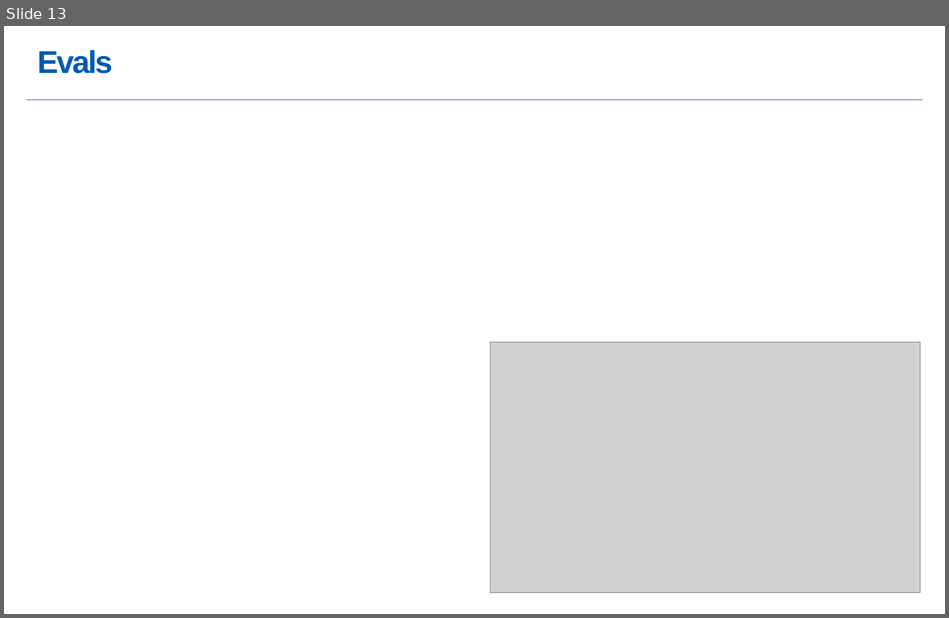
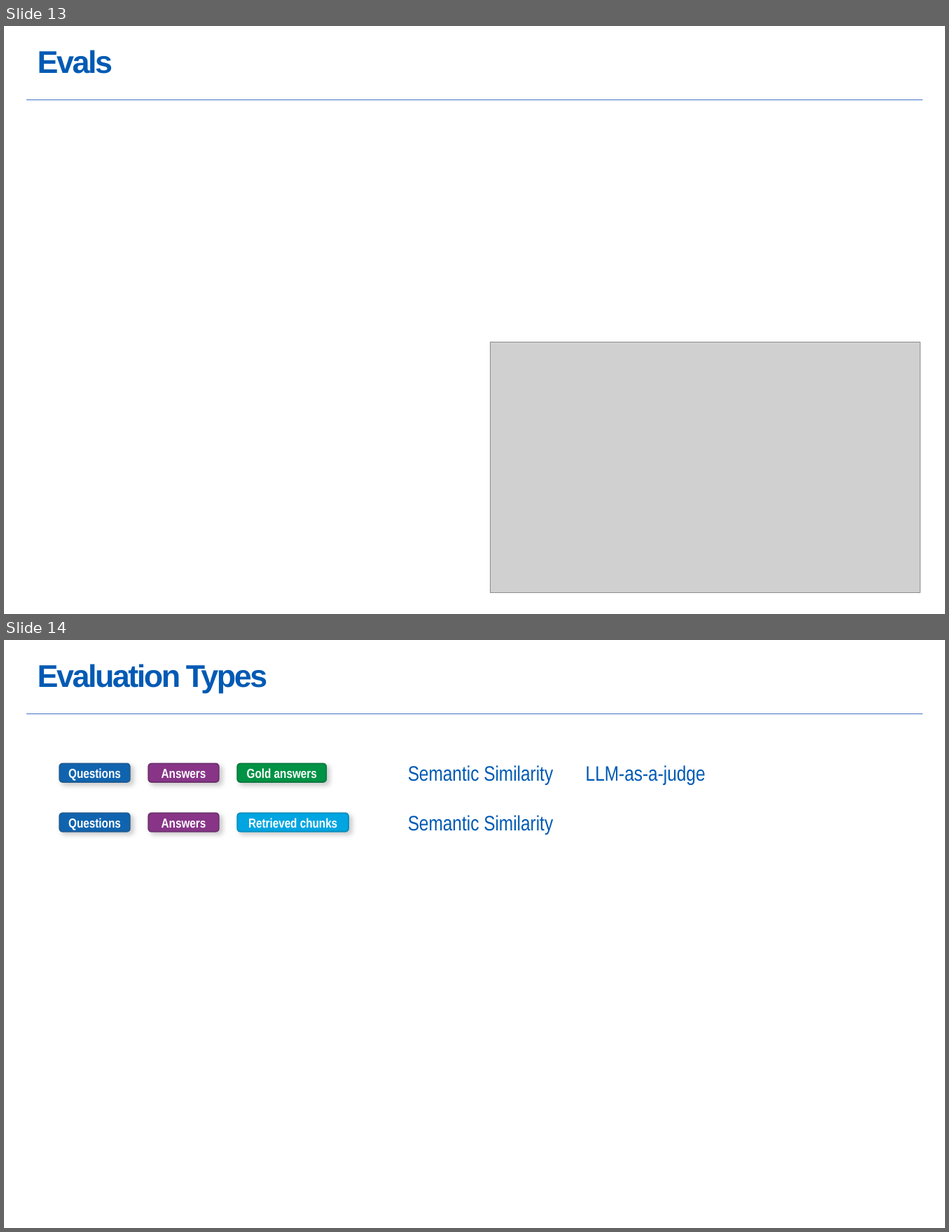
Before and after one commit to karstenheld3/OpenAI-BackendTools, a slide deck: OpenAI-BackendTools.pptx. Shown one above the other, each under a label of ours: slide 13 before the commit, slides 13 and 14 after it. The pictures are 949x618 and 949x1232 pixels, drawn with LibreOffice and Linux fonts; fonts in the diff are those of the drawing; grey boxes stand for pictures. Boxes give left, top, right and bottom in pixels: in the first picture for what was removed or moved away, otherwise in the second. Text is boxed around its words. In the diff, an @@ line names an element or a change of style, - is before the commit and + after.

```diff
--- a/OpenAI-BackendTools.pptx
+++ b/OpenAI-BackendTools.pptx
@@ slide 14 added at (4, 640, 945, 1228), background #FFFFFF; not listed: 1 template element that a slide beside it also shows @@
@@ title added at (38, 664, 267, 693), 24 pt, text #005AB4, bold @@
+Evaluation Types
@@ rounded rectangle added at (59, 763, 130, 782), fill #1064AF, outline #1D5B93 1 pt, 10 pt, text #FFFFFF, bold @@
+Questions
@@ rounded rectangle added at (149, 763, 220, 782), fill #883588, outline #6D316D 1 pt, 10 pt, text #FFFFFF, bold @@
+Answers
@@ rounded rectangle added at (237, 763, 326, 782), fill #009245, outline #07793D 1 pt, 10 pt, text #FFFFFF, bold @@
+Gold answers
@@ text added at (408, 765, 553, 785), 16 pt, text #005AB4 @@
+Semantic Similarity
@@ text added at (586, 765, 705, 785), 16 pt, text #005AB4 @@
+LLM-as-a-judge
@@ rounded rectangle added at (59, 813, 130, 832), fill #1064AF, outline #1D5B93 1 pt, 10 pt, text #FFFFFF, bold @@
+Questions
@@ rounded rectangle added at (149, 813, 220, 832), fill #883588, outline #6D316D 1 pt, 10 pt, text #FFFFFF, bold @@
+Answers
@@ rounded rectangle added at (237, 813, 348, 832), fill #00A5E1, outline #098EBC 1 pt, 10 pt, text #FFFFFF, bold @@
+Retrieved chunks
@@ text added at (408, 815, 553, 835), 16 pt, text #005AB4 @@
+Semantic Similarity
```
Also in this commit, not shown: 1 other slide added, 5 other files.
